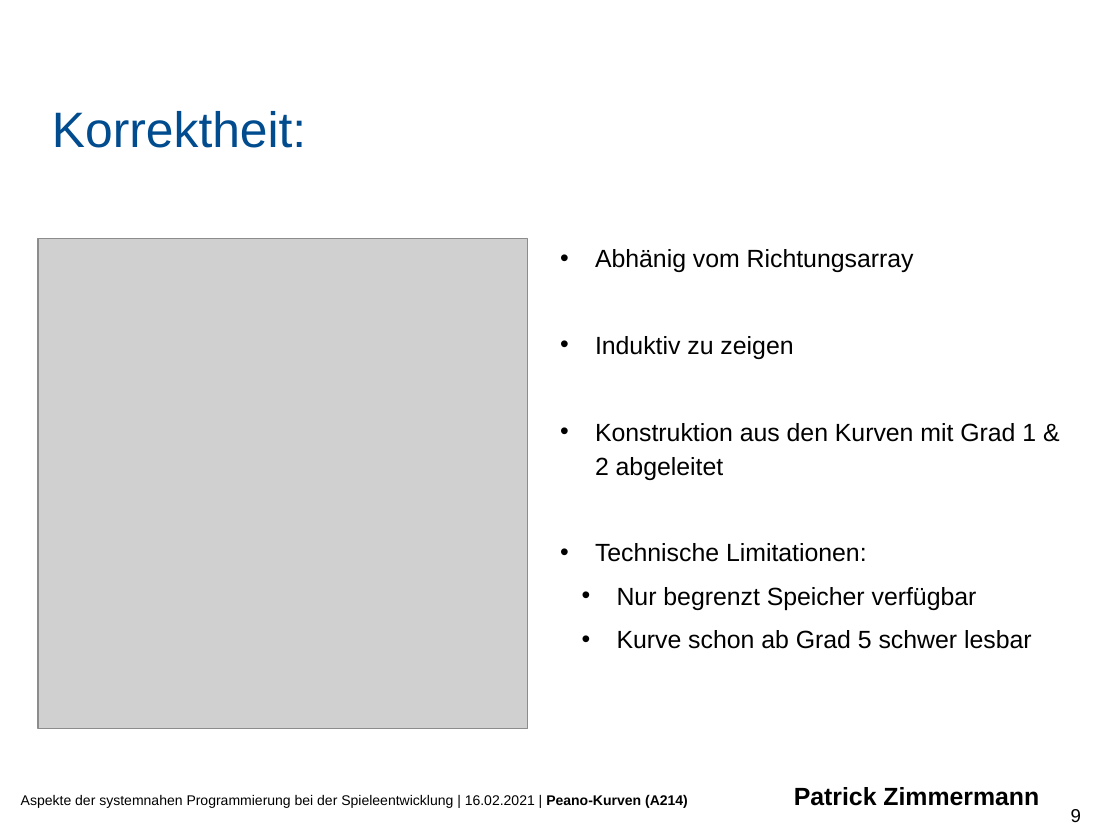
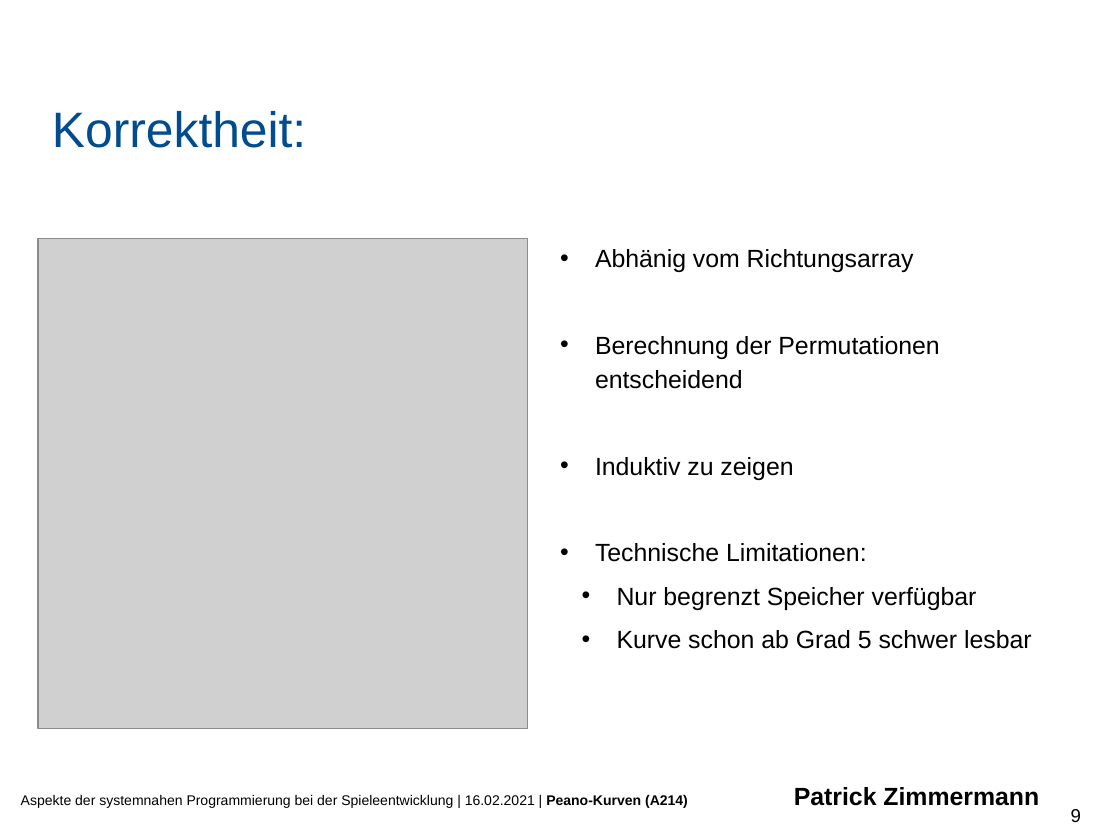
Before and after one commit to PaddlePad/ASP-Peano, a slide deck: slide 9 of Ausarbeitung/präzi.pptx. Drawn at 1120x840 pixels with LibreOffice and Linux fonts; fonts in the diff are those of the drawing; grey boxes stand for pictures; background and template pictures are left out. Boxes give left, top, right and bottom in pixels: in the first picture for what was removed or moved away, otherwise in the second. Text is boxed around its words. In the diff, an @@ line names an element or a change of style, - is before the commit and + after.

Commit message:
folien geupdated

```diff
--- a/Ausarbeitung/präzi.pptx
+++ b/Ausarbeitung/präzi.pptx
@@ text at [595, 336, 939, 389]: paragraph added @@
+• Berechnung der Permutationen entscheidend
@@ text at [595, 423, 1036, 480]: paragraph removed @@
-• Konstruktion aus den Kurven mit Grad 1 & 2 abgeleitet
```
